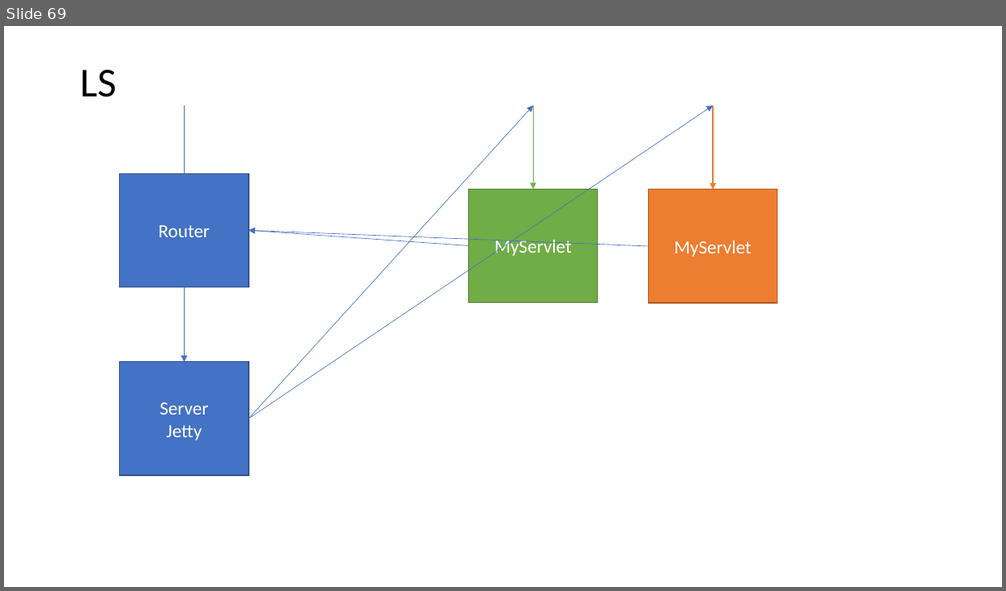
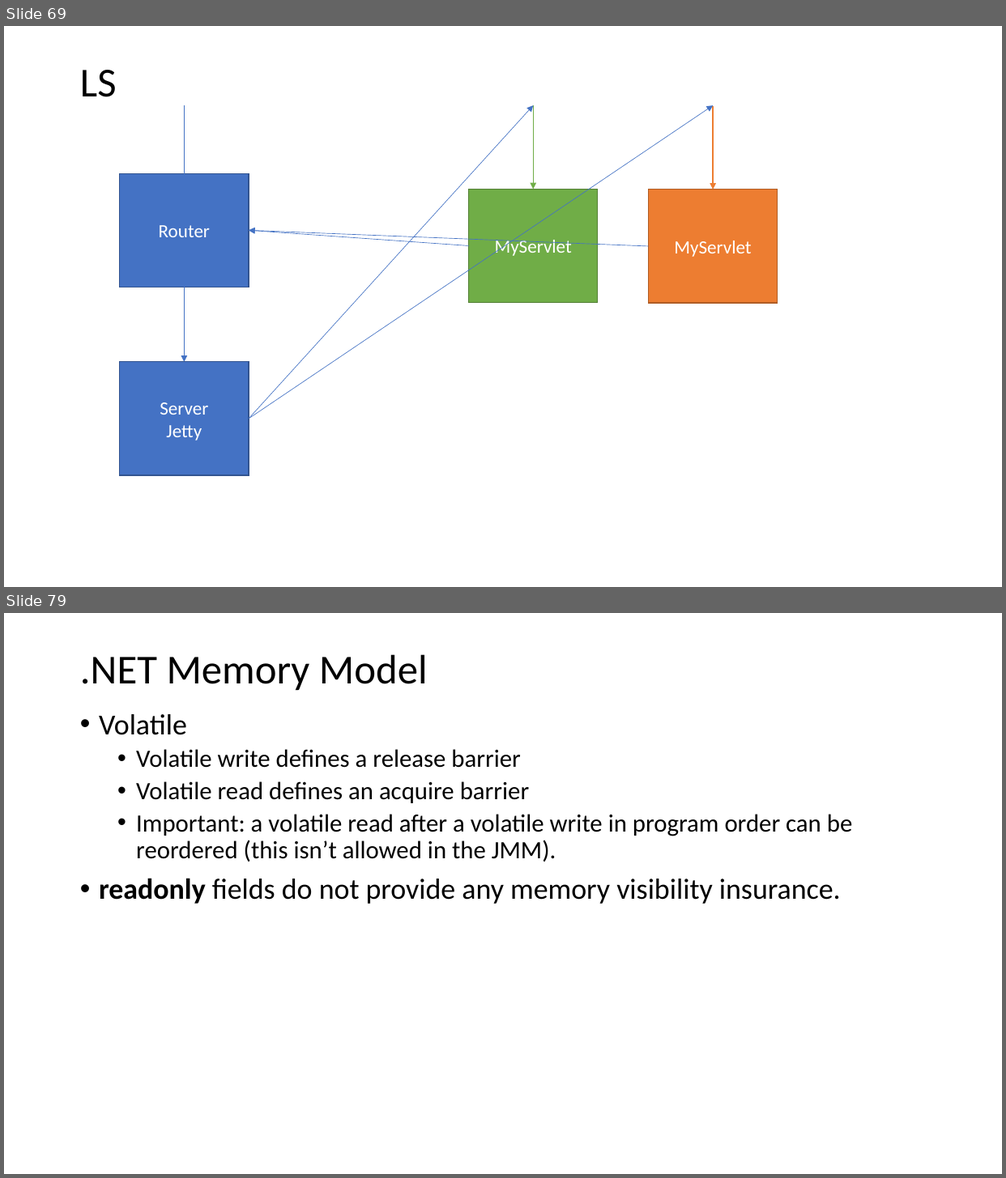
Before and after one commit to isel-leic-pc/s2021v-li51n, a slide deck: docs/threads.pptx. Shown one above the other, each under a label of ours: slide 69 before the commit, slides 69 and 79 after it; the slides between them are not shown. The pictures are 1006x591 and 1006x1178 pixels, drawn with LibreOffice and Linux fonts; fonts in the diff are those of the drawing. Boxes give left, top, right and bottom in pixels: in the first picture for what was removed or moved away, otherwise in the second. Text is boxed around its words. In the diff, an @@ line names an element or a change of style, - is before the commit and + after.

```diff
--- a/docs/threads.pptx
+++ b/docs/threads.pptx
@@ slide 79 added at (4,613,1002,1174), background #FFFFFF @@
@@ title added at (80,654,428,691), 39.6 pt, text #000000 @@
+.NET Memory Model
@@ text added at (99,714,852,904), 24 pt, text #000000 @@
+• Volatile
+  • Volatile write defines a release barrier
+  • Volatile read defines an acquire barrier
+  • Important: a volatile read after a volatile write in program order can be reordered (this isn’t allowed in the JMM).
+• readonly fields do not provide any memory visibility insurance.
```
Also in this commit, not shown: 1 slide changed, 32 other slides added, 9 other files.
